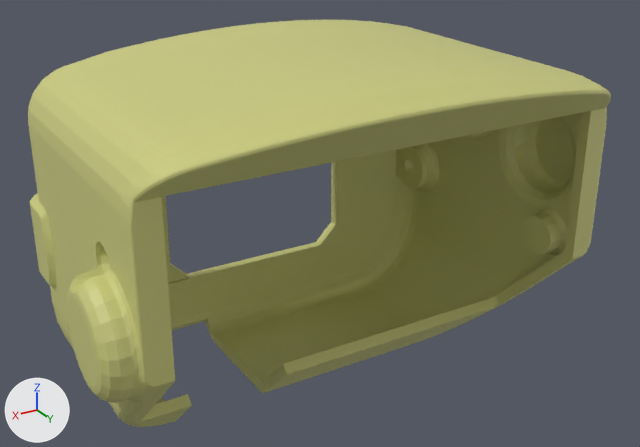
An edit to the COLLADA model scenes/dae/Body_LWP_vis.dae, drawn before and after from the same camera.
Rendered twice from a 50 mm lens placed at (0.0728, 0.1832, 0.0748), pointed at (-0.001, 0.0602, 0.0133). The lights are fixed; the arrows at lower left show +X, +Y and +Z. Vertices at the same position are counted once.

The older version as bpy lines, for what is in view:
```python
me_shape0 = bpy.data.meshes.new('shape0')
me_shape0.from_pydata(...)  # 2550 vertices, 5112 faces; spans x -0.048..0.046, y 0.03..0.0916, z -0.0205..0.0445
me_shape0.materials.append(mat_vertex_colours)
ob_node = bpy.data.objects.new('node', me_shape0)
ob_node.location = (0.0, 0.0, 0.0)
```
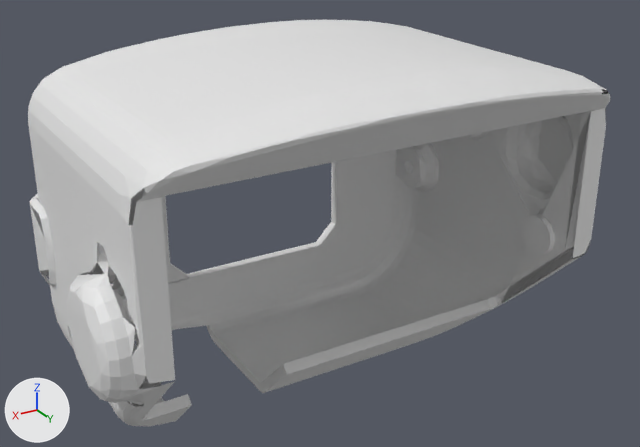
The change, as JSON lines over the scene's bpy script:
```json
{"block": "me_shape0", "where": "# used by ob_node; location = (0.0, 0.0, 0.0)"}
{"op": "remove", "block": "me_shape0", "code": "me_shape0.from_pydata(...)  # 2550 vertices, 5112 faces; spans x -0.048..0.046, y 0.03..0.0916, z -0.0205..0.0445"}
{"op": "add", "block": "me_shape0", "code": "me_shape0.from_pydata(...)  # 1457 vertices, 2616 faces; spans x -0.048..0.046, y 0.03..0.0916, z -0.0205..0.0445"}
{"block": "me_shape0", "change": "me_shape0 part 1: 1091 vertices removed from x -0.048..0.046, y 0.03..0.0915, z -0.0204..0.0444"}
{"block": "me_shape0", "change": "me_shape0 part 2: 1407 faces spanning x -0.0478..0.0459, y 0.03..0.0916, z -0.0205..0.0445 switch from mat_vertex_colours to no material"}
```

What differs and where, as boxes [x1, y1, x2, y2] in the pictures (640 x 447 px):
```json
{"object": "node", "change": "reshaped", "before": [28, 20, 611, 427], "after": [28, 20, 610, 427]}
{"part": 1, "of": "me_shape0", "change": "deleted", "before": [29, 20, 611, 427], "on screen": "yellow"}
{"part": 2, "of": "me_shape0", "change": "recoloured", "before": [28, 20, 606, 422], "after": [28, 20, 606, 422], "on screen": "beige to white"}
```
